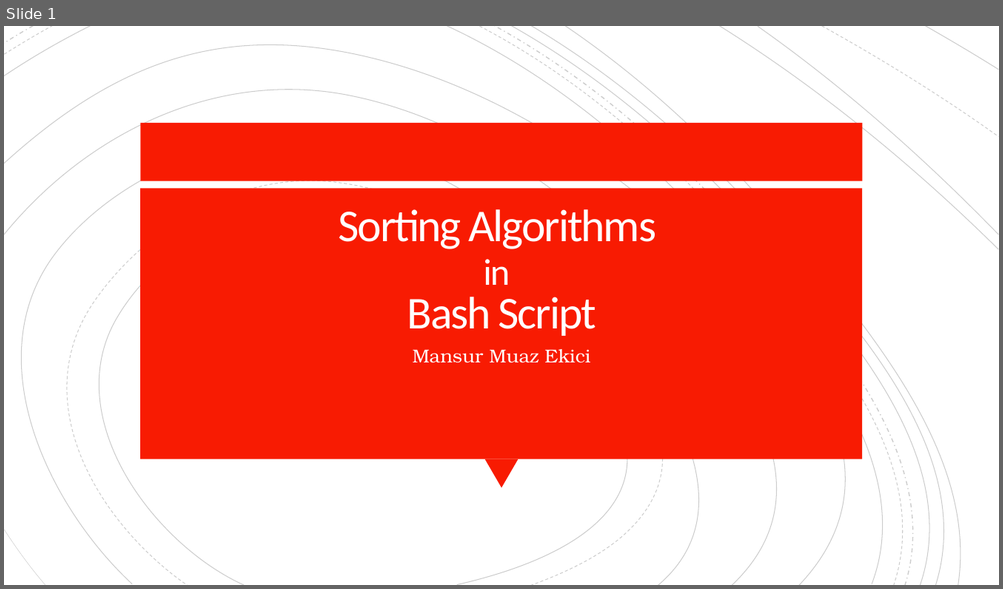
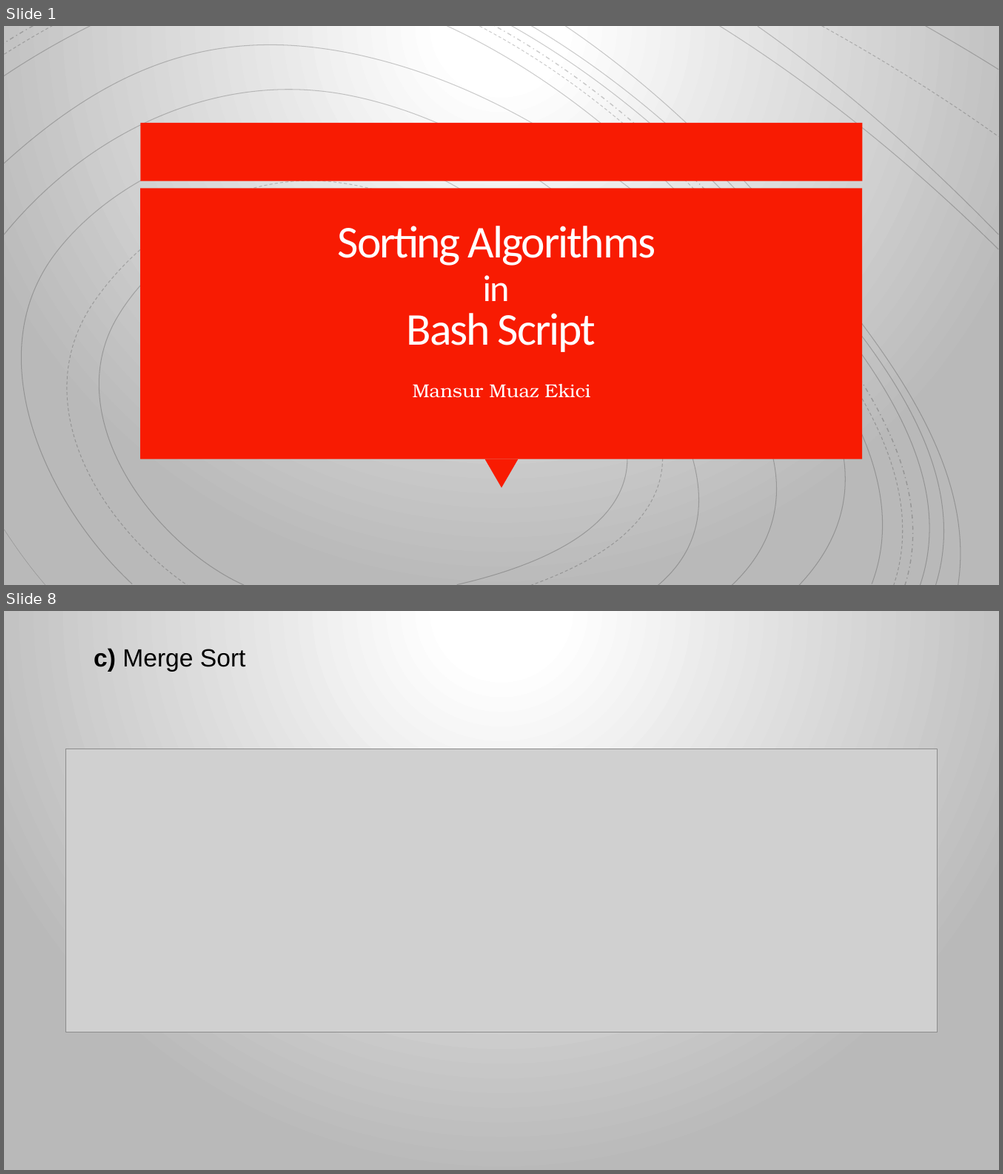
Before and after one commit to buddy-israel/Sorting-Algorithms-in-Bash-Script, a slide deck: Project_Presentation.pptx. Shown one above the other, each under a label of ours: slide 1 before the commit, slides 1 and 8 after it; the slides between them are not shown. The pictures are 1003x589 and 1003x1174 pixels, drawn with LibreOffice and Linux fonts; fonts in the diff are those of the drawing; grey boxes stand for pictures. Boxes give left, top, right and bottom in pixels: in the first picture for what was removed or moved away, otherwise in the second. Text is boxed around its words. In the diff, an @@ line names an element or a change of style, - is before the commit and + after.

```diff
--- a/Project_Presentation.pptx
+++ b/Project_Presentation.pptx
@@ slide 8 added at (x1=4, y1=611, x2=999, y2=1170), background gradient #FFFFFF to #B9B9B9 @@
@@ text added at (x1=94, y1=648, x2=246, y2=672), 24 pt, text #000000 @@
+c) Merge Sort
@@ picture added at (x1=66, y1=749, x2=937, y2=1032) @@
@@ slide 1 changed as well @@
@@ background #FFFFFF to gradient #FFFFFF to #B9B9B9 @@
@@ title "Sorting Algorithms in Bash Script" moved from (x1=338, y1=210, x2=656, y2=336) to (x1=338, y1=226, x2=655, y2=352) @@
@@ subtitle "Mansur Muaz Ekici" moved from (x1=412, y1=349, x2=590, y2=363) to (x1=412, y1=384, x2=590, y2=398) @@
```
Also in this commit, not shown: 21 other slides added, 30 other files.
